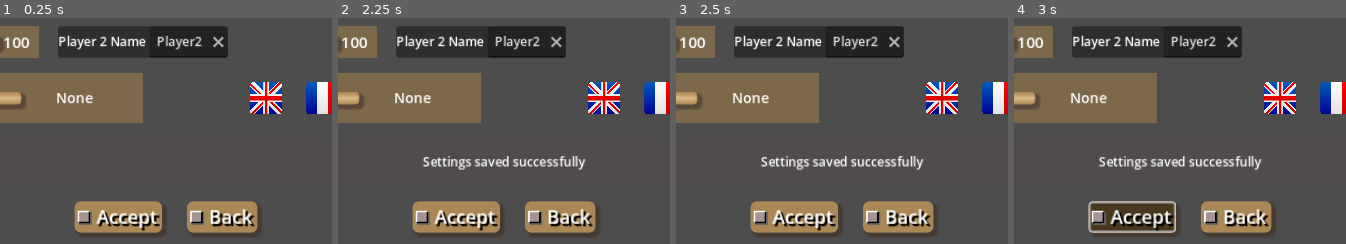
Above: before the commit, frames 1-4 (left to right).
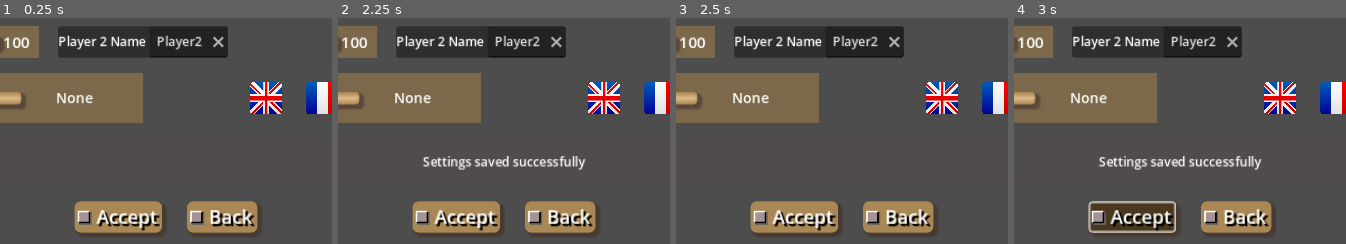
Above: after the commit, the same moments.

Repository: Infini-Creation/Ishid-O-Matic_Reborn
Game: Godot game, scene res://Scenes/SettingsMenu/Controls.tscn
Same seed, same stepped clock (60 frames per second), same inputs: the game is played once before the commit and once after it. This scene is started directly instead of the project's main scene.
Inputs (mouse positions are % of the whole screen's width and height, from its top left):
- Up to frame 1 (0.25 s): no input
- Up to frame 2 (2.25 s): click (2, 45) at 0.52 s; click (53, 94) at 1.27 s; click (2, 45) at 2.02 s
- Up to frame 3 (2.5 s): no input
- Up to frame 4 (3 s): click (53, 94) at 2.77 s
The pictures show only the part of the screen within x 35-85%, y 50-100%; the shares and areas given below are measured in that part.

Frames 1-2 are identical in both runs. In frame 3, 1.4% of the frame differs, in the area x 25-75%, y 61-68%; in frame 4, nothing differs.

Commit message:
update settings page
add a timer to hide ok/ko msg when settings are saved

Diff:
--- a/project/Scenes/SettingsMenu/Controls.tscn
+++ b/project/Scenes/SettingsMenu/Controls.tscn
@@ -252,6 +252,9 @@
 layout_mode = 2
 script = ExtResource("9_o5jsf")
 
+[node name="OkKoMsgTimer" type="Timer" parent="."]
+auto_translate_mode = 2
+
 [connection signal="settings_updated" from="ButtonsGroup/Music Row/AudioVolume" to="." method="_on_audio_volume_settings_updated"]
 [connection signal="gui_input" from="ButtonsGroup/Music Row/settings_player1_name" to="." method="_on_settings_player_1_name_gui_input"]
 [connection signal="mouse_exited" from="ButtonsGroup/Music Row/settings_player1_name" to="." method="_on_settings_player_1_name_mouse_exited"]
@@ -266,3 +269,4 @@
 [connection signal="pressed" from="ButtonsGroup/Hints-Language Row/Language-2" to="." method="_on_language_2_pressed"]
 [connection signal="settings_save_requested" from="ButtonsGroup/Bottom Buttons Row/AcceptItem" to="." method="_on_accept_item_settings_save_requested"]
 [connection signal="settings_revert_requested" from="ButtonsGroup/Bottom Buttons Row/BackItem" to="." method="_on_back_item_settings_revert_requested"]
+[connection signal="timeout" from="OkKoMsgTimer" to="." method="_on_ok_ko_msg_timer_timeout"]
--- a/project/Scripts/Menus/SettingsMenuButtons.gd
+++ b/project/Scripts/Menus/SettingsMenuButtons.gd
@@ -63,6 +63,8 @@
 		$ButtonsGroup/DummySpacer2/SettingsSavedOKLabel.show()
 	else:
 		$ButtonsGroup/DummySpacer2/SettingsSavedKOLabel.show()
+	#start timer here then hide when timeout
+	$OkKoMsgTimer.start()
 
 	button_clicked.emit(Global.ButtonIDs.BUTTON_SETTINGS_SAVE)
 
@@ -146,3 +148,8 @@
 	language = Global.LANGUAGE.OTHER
 	#TranslationServer.set_locale("cn")
 	language_updated.emit(2)
+
+
+func _on_ok_ko_msg_timer_timeout() -> void:
+	$ButtonsGroup/DummySpacer2/SettingsSavedOKLabel.hide()
+	$ButtonsGroup/DummySpacer2/SettingsSavedKOLabel.hide()
